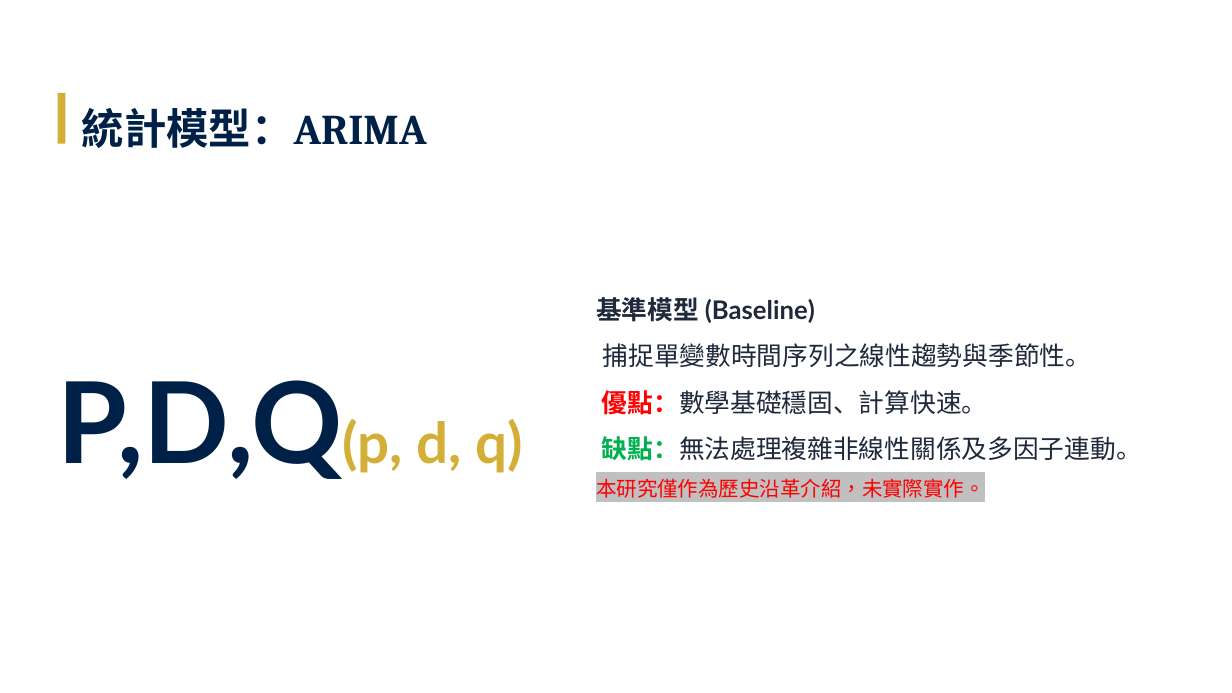
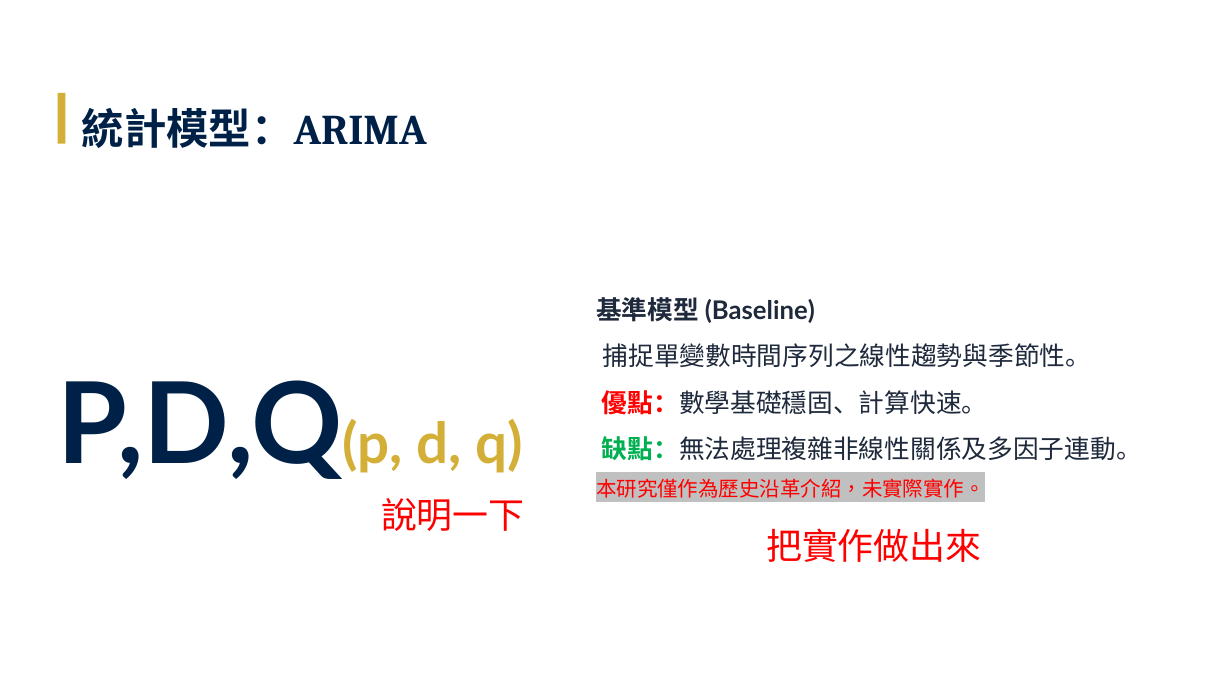
Before and after one commit to Tzu-Lin/ETF-AI-Project, a slide deck: slide 7 of 林子瑜-LLM_ETF.pptx. Drawn at 1232x693 pixels with LibreOffice and Linux fonts; fonts in the diff are those of the drawing; background and template pictures are left out. Boxes give left, top, right and bottom in pixels: in the first picture for what was removed or moved away, otherwise in the second. Text is boxed around its words. In the diff, an @@ line names an element or a change of style, - is before the commit and + after.

```diff
--- a/林子瑜-LLM_ETF.pptx
+++ b/林子瑜-LLM_ETF.pptx
@@ text added at (381,498,525,531), 28 pt, text #FF0000 @@
+說明一下
@@ text added at (766,528,981,562), 28 pt, text #FF0000 @@
+把實作做出來
```
Also in this commit, not shown: 9 other slides changed, 3 slides added.
